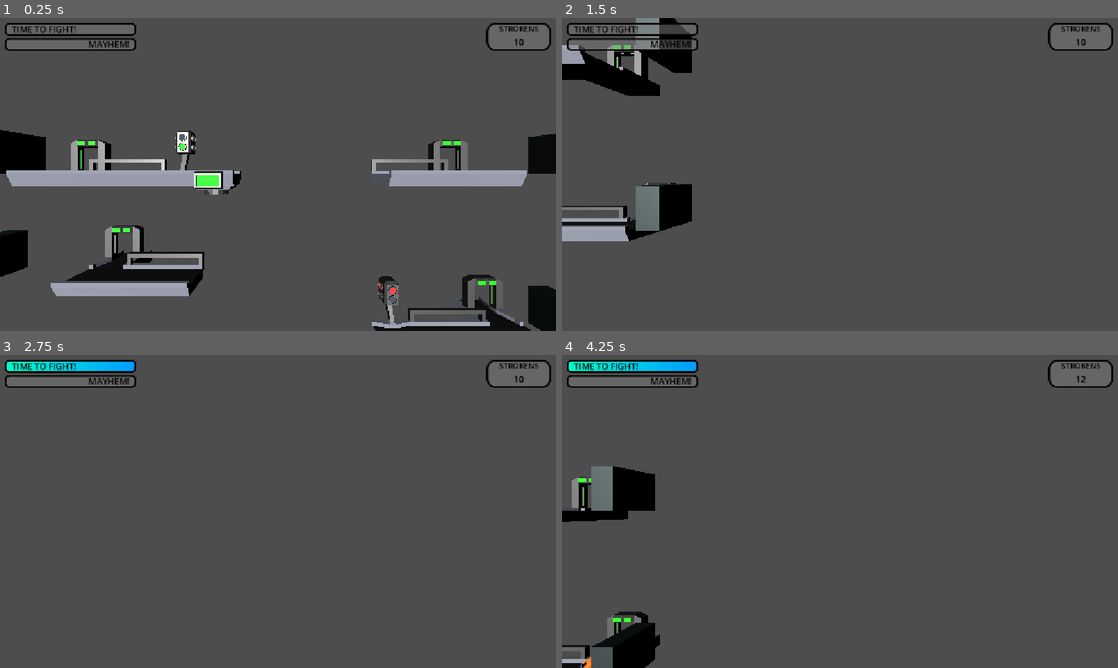
Above: before the commit, frames 1-4 (two rows, left to right).
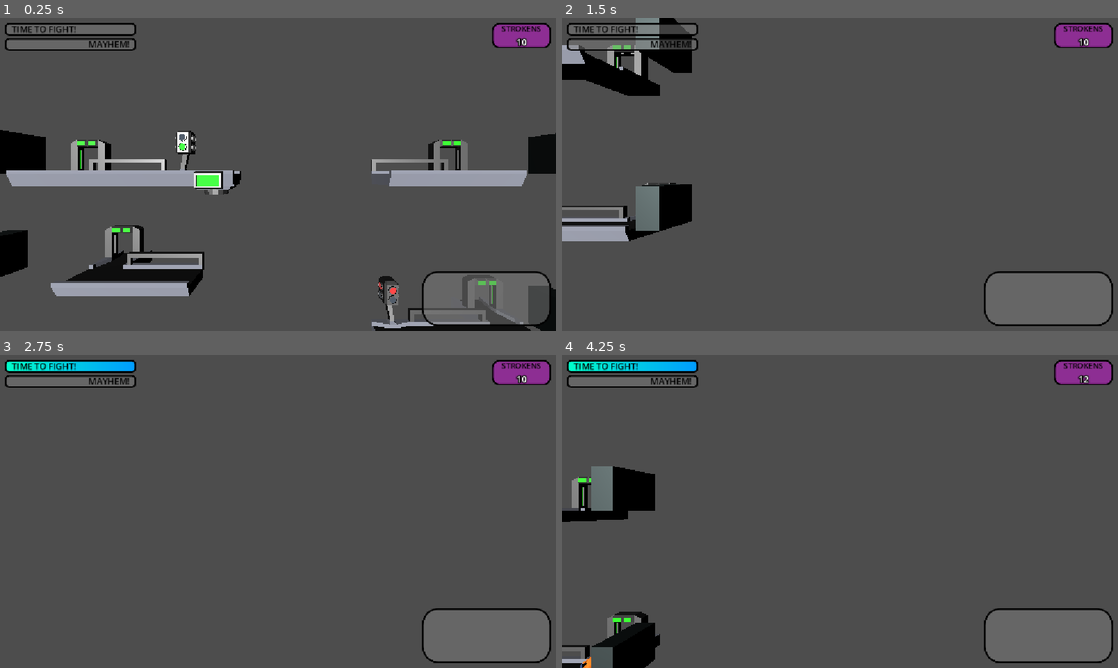
Above: after the commit, the same moments.

Repository: paolomorettin/ai-strikes
Game: Godot game, scene res://src/game.tscn
Same seed, same stepped clock (60 frames per second), same inputs: the game is played once before the commit and once after it.
Inputs (mouse positions are in pixels of both pictures, inside the frame that each line leads up to):
- Up to frame 1 (0.25 s): no input
- Up to frame 2 (1.5 s): tap Enter at 0.5 s; move the mouse to (962, 158) at 0.52 s; press the mouse at (962, 158) at 0.53 s; hold D (right) 0.53-1.28 s; move the mouse to (728, 190) at 1.27 s; release the mouse at (728, 190) at 1.28 s; hold S (down) from 1.28 s (still down); click (728, 190) at 1.35 s
- Up to frame 3 (2.75 s): move the mouse to (333, 442) at 2.02 s; release S (down) at 2.03 s; hold D (right) from 2.03 s (still down); hold Mouse wheel up (zoom_in) from 2.03 s (still down); click (333, 442) at 2.3 s
- Up to frame 4 (4.25 s): tap Space at 2.75 s; move the mouse to (812, 574) at 2.77 s; release D (right) at 2.78 s; release Mouse wheel up (zoom_in) at 2.78 s; hold W (up) 2.78-3.53 s; tap Mouse wheel down (zoom_out) at 2.85 s; click (812, 574) at 3.05 s; tap Enter at 3.5 s; move the mouse to (1006, 558) at 3.52 s; press the mouse at (1006, 558) at 3.53 s; hold A (left) from 3.53 s (still down)

The runs differ from the first frame. In frame 1, 4.3% of the frame differs, in the area x 75-100%, y 1-99%; in frame 2, 4.8%; in frame 3, 4.8%; in frame 4, 4.8%.

Commit message:
selection area fixed, much improved UI

Diff:
--- a/materials/selection.tres
+++ b/materials/selection.tres
@@ -1,7 +1,8 @@
 [gd_resource type="StandardMaterial3D" format=3 uid="uid://0q804upjboxc"]
 
 [resource]
-albedo_color = Color(0.9499998, 0, 1, 0.39215687)
+transparency = 1
+albedo_color = Color(0.9490196, 0, 1, 0.39215687)
 grow_amount = 0.2
 stencil_flags = 2
 stencil_color = Color(0.39, 1, 0.8068334, 0.6862745)
--- a/materials/strike_light_material.tres
+++ b/materials/strike_light_material.tres
@@ -1,7 +1,7 @@
 [gd_resource type="StandardMaterial3D" format=3 uid="uid://bm8vonquhbhvm"]
 
 [resource]
-albedo_color = Color(0.9499998, 0, 1, 1)
+albedo_color = Color(0.9490196, 0, 1, 1)
 emission_enabled = true
 emission = Color(0.11612659, 0.11612659, 0.11612659, 1)
 emission_energy_multiplier = 2.0
--- a/resources/inkscape/ui_elements.svg
+++ b/resources/inkscape/ui_elements.svg
@@ -25,9 +25,9 @@
      inkscape:deskcolor="#d1d1d1"
      inkscape:document-units="mm"
      showgrid="false"
-     inkscape:zoom="1.5424223"
-     inkscape:cx="418.17342"
-     inkscape:cy="829.86353"
+     inkscape:zoom="0.77121115"
+     inkscape:cx="451.88662"
+     inkscape:cy="844.1268"
      inkscape:window-width="1920"
      inkscape:window-height="1008"
      inkscape:window-x="0"
@@ -240,6 +240,30 @@
        inkscape:export-filename="../textures/box.png"
        inkscape:export-xdpi="50"
        inkscape:export-ydpi="50" />
+    <rect
+       style="fill:#808080;fill-opacity:0.5;stroke:#000000;stroke-width:1.8;stroke-dasharray:none"
+       id="rect708-7-3-2-7"
+       width="134.13623"
+       height="55.90358"
+       x="87.271072"
+       y="226.89119"
+       rx="15.98854"
+       ry="17.234488"
+       inkscape:export-filename="../../textures/box-big.png"
+       inkscape:export-xdpi="50"
+       inkscape:export-ydpi="50" />
+    <rect
+       style="fill:#f200ff;fill-opacity:0.39215687;stroke:#000000;stroke-width:1.8;stroke-dasharray:none"
+       id="rect708-7-3-2-6"
+       width="60.484058"
+       height="25.207771"
+       x="17.102333"
+       y="266.65924"
+       rx="7.209475"
+       ry="7.7712913"
+       inkscape:export-filename="../../textures/box-strokens.png"
+       inkscape:export-xdpi="50"
+       inkscape:export-ydpi="50" />
     <g
        id="g2011"
        inkscape:export-filename="../textures/mayhem_progress.png"
--- a/src/environment/moving_platform.gd
+++ b/src/environment/moving_platform.gd
@@ -8,7 +8,7 @@
 enum Direction {LEFT, RIGHT}
 enum State {UNLOAD, LOAD, MOVE, STRIKE}
 
-static var strike_cost: int = 5
+static var strike_cost: int = 15
 static var strike_duration: float = 5.0 # s
 
 @export var stops: Array[MovingPlatformStop]
@@ -23,6 +23,7 @@
 var strike_timer: Timer
 var queue: Array[Wheelchair]
 var queue_size: int
+var is_striking: bool = false
 
 ##### GRAPHICS
 var green_light_material: StandardMaterial3D = preload("res://materials/green_light_material.tres")
@@ -39,12 +40,14 @@
 		current_traffic_light.turn_red()
 
 	current_state = State.MOVE
-	%Mesh.set_surface_override_material(3, no_light_material)
+	if not is_striking:
+		%Mesh.set_surface_override_material(3, no_light_material)
 	current_stop = (current_stop + 1) % len(stops)
 
 func load_platform() -> void:
 	current_state = State.LOAD
-	%Mesh.set_surface_override_material(3, green_light_material)
+	if not is_striking:
+		%Mesh.set_surface_override_material(3, green_light_material)
 	idle_timer.wait_time = stops[current_stop].idle_time
 	idle_timer.start()
 
@@ -53,6 +56,9 @@
 	var current_traffic_light = traffic_lights[current_stop]
 	if current_traffic_light != null:
 		current_traffic_light.turn_green()
+
+	if is_striking:
+		is_striking = false
 
 	if len(queue) > 0 :
 		current_state = State.UNLOAD
@@ -80,24 +86,14 @@
 	var tween: Tween = get_tree().create_tween()
 	tween.tween_property(wheelchair, "position:x", target_x, parking_duration)
 
-func strike() -> bool:
+func can_strike() -> bool:
+	return not is_striking
 
-	#if current_state == State.LOAD or current_state == State.MOVE:
-			#strike_timer.timeout.connect(load_platform)
-	#elif State.UNLOAD:
-			#strike_timer.timeout.connect(load_platform)
-		#:
-			#strike_timer.timeout.connect(func(): current_state = State.MOVE)
-
-	# effect for later
-	#var tween: Tween = get_tree().create_tween()
-	#for i in range(3):
-		#var current_screen_material = %Mesh.get_surface_override_material(3)
-		#
-
+func strike() -> void:
+	is_striking = true
+	%Mesh.set_surface_override_material(3, strike_light_material)
 	current_stop = (current_stop + 1) % len(stops)
 
-	return true
 
 func _body_entered(body: Node3D) -> void:
 	if not (body is Wheelchair) or current_state != State.LOAD:
--- a/src/environment/traffic_light.gd
+++ b/src/environment/traffic_light.gd
@@ -5,7 +5,7 @@
 
 const PARKING_SPACE = 1.3 # m
 
-static var strike_cost: int = 20
+static var strike_cost: int = 10
 static var strike_duration: float = 10.0 # s
 
 @onready var control_area: Area3D = %ControlArea
@@ -75,13 +75,13 @@
 	var tween: Tween = get_tree().create_tween()
 	tween.tween_property(wheelchair, "position:x", target_x, parking_duration)
 
-func strike() -> bool:
-	if not strike_timer.is_stopped():
-		return false
-	else:
-		strike_timer.start()
-		_set_lights()
-		return true
+func can_strike() -> bool:
+	return strike_timer.is_stopped()
+
+func strike():
+	strike_timer.start()
+	_set_lights()
+
 
 
 func _body_entered(body: Node3D) -> void:
--- a/src/environment/traffic_light.tscn
+++ b/src/environment/traffic_light.tscn
@@ -1,9 +1,6 @@
 [gd_scene format=4 uid="uid://dt0qchp445sp7"]
 
 [ext_resource type="Script" uid="uid://b6x5qhixplolv" path="res://src/environment/traffic_light.gd" id="1_1w42a"]
-
-[sub_resource type="BoxShape3D" id="BoxShape3D_k6kcw"]
-size = Vector3(0.94148254, 1.2533569, 1.298706)
 
 [sub_resource type="BoxShape3D" id="BoxShape3D_2ijik"]
 size = Vector3(2, 1, 1)
@@ -199,18 +196,15 @@
 blend_shape_mode = 0
 shadow_mesh = SubResource("ArrayMesh_818m5")
 
+[sub_resource type="BoxShape3D" id="BoxShape3D_k6kcw"]
+size = Vector3(0.9, 1.4, 0.9)
+
 [sub_resource type="BoxShape3D" id="BoxShape3D_2uo11"]
 size = Vector3(2, 0.5, 2)
 
 [node name="TrafficLight" type="StaticBody3D" unique_id=792372366]
-collision_layer = 4
 collision_mask = 0
 script = ExtResource("1_1w42a")
-
-[node name="CollisionShape3D" type="CollisionShape3D" parent="." unique_id=1058038550]
-transform = Transform3D(1, 0, 0, 0, 1, 0, 0, 0, 1, 0, 1.709, -1.1)
-shape = SubResource("BoxShape3D_k6kcw")
-debug_color = Color(0, 1, 0.75, 1)
 
 [node name="ControlArea" type="Area3D" parent="." unique_id=1419621121]
 unique_name_in_owner = true
@@ -230,9 +224,15 @@
 unique_name_in_owner = true
 mesh = SubResource("ArrayMesh_hw3jw")
 
-[node name="Platform" type="StaticBody3D" parent="." unique_id=629739176]
+[node name="SelectionArea" type="Area3D" parent="." unique_id=1449079235]
+collision_layer = 4
 collision_mask = 0
 
-[node name="CollisionShape3D" type="CollisionShape3D" parent="Platform" unique_id=2085252200]
+[node name="CollisionShape3D" type="CollisionShape3D" parent="SelectionArea" unique_id=1058038550]
+transform = Transform3D(1, 0, 0, 0, 1, 0, 0, 0, 1, 0, 1.709, -1.1)
+shape = SubResource("BoxShape3D_k6kcw")
+debug_color = Color(0, 1, 0.75, 1)
+
+[node name="CollisionShape3D" type="CollisionShape3D" parent="." unique_id=2085252200]
 transform = Transform3D(1, 0, 0, 0, 1, 0, 0, 0, 1, 0, -0.25, 0)
 shape = SubResource("BoxShape3D_2uo11")
--- a/src/player.gd
+++ b/src/player.gd
@@ -28,7 +28,8 @@
 		return
 	if "strike_cost" in selected and selected.has_method("strike"):
 		if game.strokens > selected.strike_cost:
-			if selected.strike():
+			if selected.can_strike():
+				selected.strike()
 				game.strokens -= selected.strike_cost
 		else:
 			game.game_ui.tilt_control(game.game_ui.strokens_info)
@@ -69,6 +70,7 @@
 	var collision_mask: int = 4 # i.e. only objects
 	var query = PhysicsRayQueryParameters3D.create(global_position, target_position, collision_mask)
 	query.collide_with_areas = true
+	query.collide_with_bodies = false
 	var result = space_state.intersect_ray(query)
 	var collider = result.get("collider")
 	if collider is Area3D:
--- a/src/ui/game_ui.gd
+++ b/src/ui/game_ui.gd
@@ -6,6 +6,8 @@
 @onready var strokens_info: Control = %StrokensInfo
 @onready var time_bar: CustomBar = %TimeBar
 @onready var mayhem_bar: CustomBar = %MayhemBar
+
+var adjectives: Array[String] = ["Feeble", "Flaccid", "Negligible", "Petty", "Useless", "Worthless"]
 
 func tilt_control(control: Control) -> void:
 	var n_shakes: int = 5
@@ -35,20 +37,30 @@
 
 	var selected = game.player.selected
 	if selected != null:
-		%ObjectInfo.modulate.a = 1.0
+		#%ObjectInfo.modulate.a = 1.0
 
 		if selected is Wheelchair:
-			%NameLabel.text = "Petty Human"
-			%StrikeLabel.text = "SPIN (%d)" % selected.strike_cost
-		if selected is TrafficLight:
+			var adjective = adjectives[hash(selected) % len(adjectives)]
+			%NameLabel.text = adjective + " Human's Wheels"
+			%StrikeLabel.text = "SPIN"
+		elif selected is TrafficLight:
 			%NameLabel.text = "Traffic Light"
-			%StrikeLabel.text = "FREEZE (%d)" % selected.strike_cost
-		if selected is MovingPlatform:
+			%StrikeLabel.text = "FREEZE"
+		elif selected is MovingPlatform:
 			%NameLabel.text = "Moving Platform"
-			%StrikeLabel.text = "SKIP DESTINATION (%d)" % selected.strike_cost
+			%StrikeLabel.text = "SKIP DESTINATION"
 		else:
 			assert(false)
+		if selected.can_strike():
+			%StrikeLabel.add_theme_color_override("font_color", Color.WHITE)
+			%CostLabel.add_theme_color_override("font_color", Color(0.949, 0.0, 1.0))
+		else:
+			%StrikeLabel.add_theme_color_override("font_color", Color.ORANGE_RED)
+			%CostLabel.add_theme_color_override("font_color", Color.ORANGE_RED)
+		%CostLabel.text = " %d" % selected.strike_cost
 	else:
 		%NameLabel.text = ""
 		%StrikeLabel.text = ""
-		%ObjectInfo.modulate.a = 0.0
+		%CostLabel.text = ""
+
+		#%ObjectInfo.modulate.a = 0.0
--- a/src/ui/game_ui.tscn
+++ b/src/ui/game_ui.tscn
@@ -3,7 +3,8 @@
 [ext_resource type="Script" uid="uid://dhljitlqdg6xt" path="res://src/ui/game_ui.gd" id="1_jlfe0"]
 [ext_resource type="PackedScene" uid="uid://bxd3rk8g2rmp0" path="res://src/ui/mayhem_bar.tscn" id="3_jdnd6"]
 [ext_resource type="PackedScene" uid="uid://bvk3juwjgmo3t" path="res://src/ui/time_bar.tscn" id="3_uoilq"]
-[ext_resource type="Texture2D" uid="uid://ddpa71uk6khsc" path="res://textures/box.png" id="5_blig7"]
+[ext_resource type="Texture2D" uid="uid://ceafu6rui3k0e" path="res://textures/box-big.png" id="5_blig7"]
+[ext_resource type="Texture2D" uid="uid://cjv1togcymphu" path="res://textures/box-strokens.png" id="5_xtgum"]
 
 [node name="GameUI" type="Control" unique_id=1179739631]
 layout_mode = 3
@@ -39,24 +40,22 @@
 anchors_preset = 1
 anchor_left = 1.0
 anchor_right = 1.0
-offset_left = -292.0
-offset_bottom = 78.0
+offset_left = -143.0
+offset_bottom = 73.0
 grow_horizontal = 0
 theme_override_constants/margin_left = 10
 theme_override_constants/margin_top = 10
 theme_override_constants/margin_right = 10
 theme_override_constants/margin_bottom = 10
 
-[node name="StrokensUI" type="HBoxContainer" parent="MarginContainer2" unique_id=1067327732]
-layout_mode = 2
-
-[node name="ObjectInfo" type="TextureRect" parent="MarginContainer2/StrokensUI" unique_id=1694902525]
+[node name="StrokensInfo" type="TextureRect" parent="MarginContainer2" unique_id=840700756]
 unique_name_in_owner = true
 layout_mode = 2
 size_flags_horizontal = 3
-texture = ExtResource("5_blig7")
+texture = ExtResource("5_xtgum")
+stretch_mode = 2
 
-[node name="VBoxContainer" type="VBoxContainer" parent="MarginContainer2/StrokensUI/ObjectInfo" unique_id=748420362]
+[node name="VBoxContainer" type="VBoxContainer" parent="MarginContainer2/StrokensInfo" unique_id=537027637]
 layout_mode = 1
 anchors_preset = 15
 anchor_right = 1.0
@@ -64,39 +63,7 @@
 grow_horizontal = 2
 grow_vertical = 2
 
-[node name="NameLabel" type="Label" parent="MarginContainer2/StrokensUI/ObjectInfo/VBoxContainer" unique_id=1856330526]
-unique_name_in_owner = true
-layout_mode = 2
-theme_override_colors/font_color = Color(0, 0, 0, 1)
-theme_override_font_sizes/font_size = 16
-text = "Petty Human"
-horizontal_alignment = 1
-vertical_alignment = 2
-
-[node name="StrikeLabel" type="Label" parent="MarginContainer2/StrokensUI/ObjectInfo/VBoxContainer" unique_id=984897480]
-unique_name_in_owner = true
-layout_mode = 2
-theme_override_colors/font_color = Color(0, 0, 0, 1)
-theme_override_font_sizes/font_size = 18
-text = "35"
-horizontal_alignment = 1
-vertical_alignment = 1
-
-[node name="StrokensInfo" type="TextureRect" parent="MarginContainer2/StrokensUI" unique_id=840700756]
-unique_name_in_owner = true
-layout_mode = 2
-size_flags_horizontal = 3
-texture = ExtResource("5_blig7")
-
-[node name="VBoxContainer" type="VBoxContainer" parent="MarginContainer2/StrokensUI/StrokensInfo" unique_id=537027637]
-layout_mode = 1
-anchors_preset = 15
-anchor_right = 1.0
-anchor_bottom = 1.0
-grow_horizontal = 2
-grow_vertical = 2
-
-[node name="Label" type="Label" parent="MarginContainer2/StrokensUI/StrokensInfo/VBoxContainer" unique_id=471035557]
+[node name="Label" type="Label" parent="MarginContainer2/StrokensInfo/VBoxContainer" unique_id=471035557]
 layout_mode = 2
 theme_override_colors/font_color = Color(0, 0, 0, 1)
 theme_override_font_sizes/font_size = 16
@@ -104,11 +71,74 @@
 horizontal_alignment = 1
 vertical_alignment = 2
 
-[node name="StrokensLabel" type="Label" parent="MarginContainer2/StrokensUI/StrokensInfo/VBoxContainer" unique_id=571436458]
+[node name="StrokensLabel" type="Label" parent="MarginContainer2/StrokensInfo/VBoxContainer" unique_id=571436458]
 unique_name_in_owner = true
 layout_mode = 2
-theme_override_colors/font_color = Color(0, 0, 0, 1)
+theme_override_colors/font_color = Color(1, 1, 1, 1)
+theme_override_constants/outline_size = 8
 theme_override_font_sizes/font_size = 18
 text = "1000000"
 horizontal_alignment = 1
 vertical_alignment = 1
+
+[node name="MarginContainer3" type="MarginContainer" parent="." unique_id=2132564864]
+propagate_maximum_size = false
+layout_mode = 1
+anchors_preset = 3
+anchor_left = 1.0
+anchor_top = 1.0
+anchor_right = 1.0
+anchor_bottom = 1.0
+offset_left = -143.0
+offset_top = -73.0
+grow_horizontal = 0
+grow_vertical = 0
+theme_override_constants/margin_left = 10
+theme_override_constants/margin_top = 10
+theme_override_constants/margin_right = 10
+theme_override_constants/margin_bottom = 10
+
+[node name="ObjectInfo" type="TextureRect" parent="MarginContainer3" unique_id=140913118]
+unique_name_in_owner = true
+layout_mode = 2
+texture = ExtResource("5_blig7")
+stretch_mode = 2
+
+[node name="VBoxContainer" type="VBoxContainer" parent="MarginContainer3" unique_id=1160909269]
+layout_mode = 2
+
+[node name="NameLabel" type="Label" parent="MarginContainer3/VBoxContainer" unique_id=1458373429]
+unique_name_in_owner = true
+layout_mode = 2
+theme_override_colors/font_color = Color(1, 1, 1, 1)
+theme_override_colors/font_outline_color = Color(0, 0, 0, 1)
+theme_override_constants/outline_size = 8
+theme_override_font_sizes/font_size = 16
+text = "Petty Petty Petty Human"
+horizontal_alignment = 1
+vertical_alignment = 2
+
+[node name="HBoxContainer" type="HBoxContainer" parent="MarginContainer3/VBoxContainer" unique_id=1093008906]
+layout_mode = 2
+alignment = 1
+
+[node name="StrikeLabel" type="Label" parent="MarginContainer3/VBoxContainer/HBoxContainer" unique_id=2110948674]
+unique_name_in_owner = true
+layout_mode = 2
+theme_override_colors/font_color = Color(1, 1, 1, 1)
+theme_override_colors/font_outline_color = Color(0, 0, 0, 1)
+theme_override_constants/outline_size = 8
+theme_override_font_sizes/font_size = 18
+text = "STRIKE"
+horizontal_alignment = 1
+vertical_alignment = 1
+
+[node name="CostLabel" type="Label" parent="MarginContainer3/VBoxContainer/HBoxContainer" unique_id=1425345131]
+unique_name_in_owner = true
+layout_mode = 2
+theme_override_colors/font_color = Color(0.9490196, 0, 1, 1)
+theme_override_constants/outline_size = 8
+theme_override_font_sizes/font_size = 18
+text = " 35"
+horizontal_alignment = 1
+vertical_alignment = 1
--- a/src/wheelchair.gd
+++ b/src/wheelchair.gd
@@ -3,7 +3,7 @@
 
 const THETA = deg_to_rad(5)
 
-static var time_to_live: float = 20.0 # s
+static var time_to_live: float = 60.0 # s
 static var acceleration: float = 0.05 # m/s^2
 static var deceleration: float = 0.15 # m/s^2
 static var max_speed: float = 4.0 # m/s
@@ -13,7 +13,7 @@
 static var explosion_speed: float = 9.0 # m/s
 
 static var mayhem_score: int = 10
-static var strike_cost: int = 15
+static var strike_cost: int = 5
 static var strike_turn_arounds: int = 8 # happening twice as fast wrt 'turn_around_time'
 
 var strike_buffered: bool = false # needed for buffering a strike during an autonomous rotation
@@ -68,13 +68,12 @@
 	game.score(mayhem_score)
 	call_deferred("queue_free")
 
-
-func strike() -> bool:
-	if current_state == State.OVERRIDE or current_state == State.STRIKE:
-		return false
-	elif current_state == State.ROTATE and not strike_buffered:
+func can_strike() -> bool:
+	return current_state != State.OVERRIDE and current_state != State.STRIKE and not strike_buffered
+
+func strike() -> void:
+	if current_state == State.ROTATE:
 		strike_buffered = true
-		return true
 	else:
 		current_state = State.STRIKE
 		var tween: Tween = get_tree().create_tween()
@@ -84,7 +83,6 @@
 			tween.tween_property(self, "quaternion", target_quaternion, turn_around_time / 2.0)
 
 		tween.tween_callback(func (): current_state = State.IDLE)
-		return true
 
 func turn_around() -> void:
 	if current_state == State.STRIKE:
--- a/src/wheelchair.tscn
+++ b/src/wheelchair.tscn
@@ -256,6 +256,8 @@
 blend_shape_mode = 0
 shadow_mesh = SubResource("ArrayMesh_t5dd7")
 
+[sub_resource type="BoxShape3D" id="BoxShape3D_4fiib"]
+
 [node name="Wheelchair" type="CharacterBody3D" unique_id=262619796]
 collision_layer = 4
 collision_mask = 7
@@ -280,3 +282,11 @@
 unique_name_in_owner = true
 transform = Transform3D(-4.371139e-08, 0, 1, 0, 1, 0, -1, 0, -4.371139e-08, 0, 0, 0)
 mesh = SubResource("ArrayMesh_gsmgw")
+
+[node name="SelectionArea" type="Area3D" parent="." unique_id=1408618701]
+collision_layer = 4
+collision_mask = 0
+
+[node name="CollisionShape3D" type="CollisionShape3D" parent="SelectionArea" unique_id=1552874944]
+transform = Transform3D(1, 0, 0, 0, 1, 0, 0, 0, 1, 0, 0.5, 0)
+shape = SubResource("BoxShape3D_4fiib")
Binary file added: textures/box-big.png
Not shown, added: textures/box-big.png.import
Binary file added: textures/box-strokens.png
Not shown, added: textures/box-strokens.png.import
